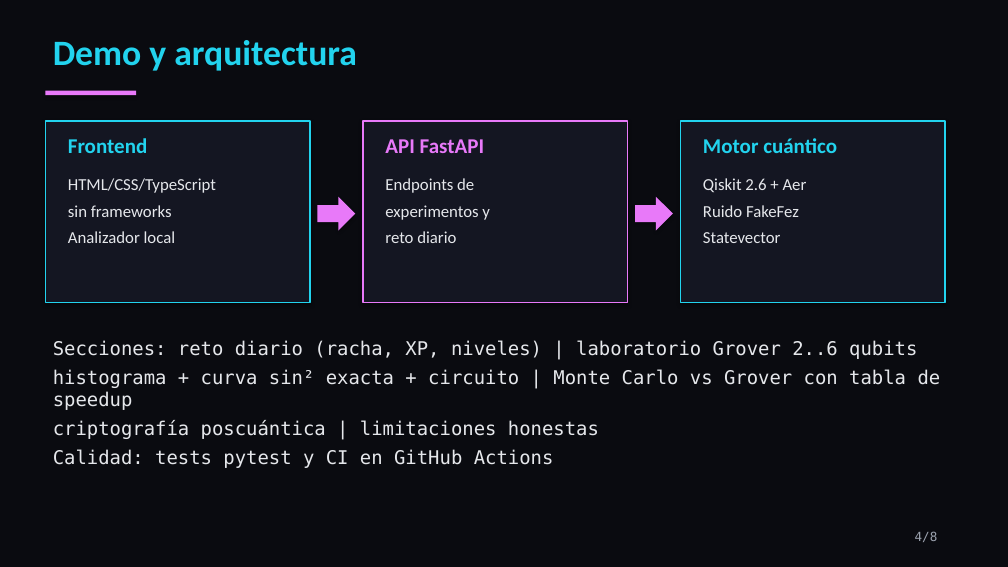
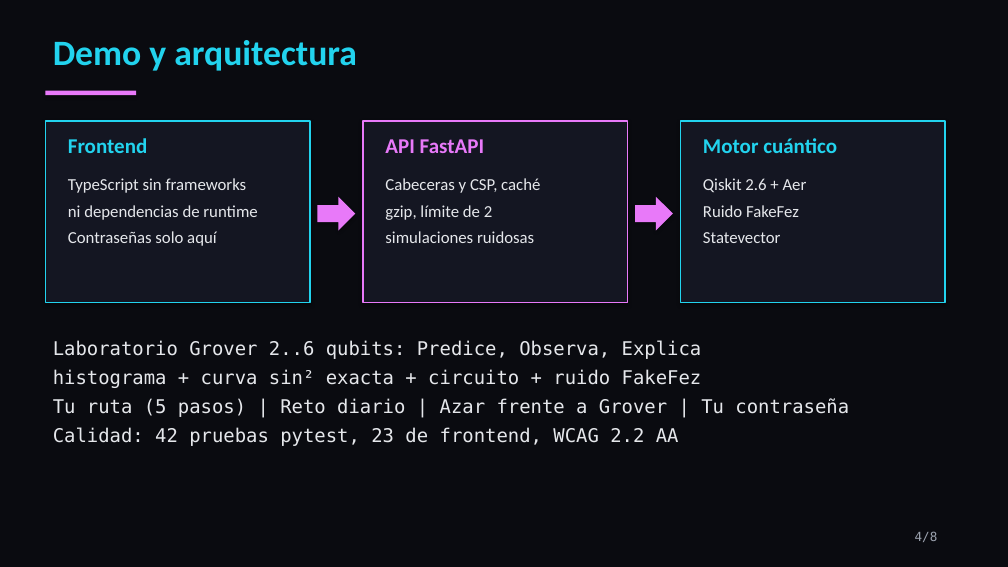
Before and after one commit to LeonardoShande/QubitGuard, a slide deck: slide 4 of pitch/QubitGuard_pitch.pptx. Drawn at 1008x567 pixels with LibreOffice and Linux fonts; fonts in the diff are those of the drawing. Boxes give left, top, right and bottom in pixels: in the first picture for what was removed or moved away, otherwise in the second. Text is boxed around its words. In the diff, an @@ line names an element or a change of style, - is before the commit and + after.

```diff
--- a/pitch/QubitGuard_pitch.pptx
+++ b/pitch/QubitGuard_pitch.pptx
@@ text at <box>68,178,257,246</box>: text changed @@
-HTML/CSS/TypeScript
-sin frameworks
-Analizador local
+TypeScript sin frameworks
+ni dependencias de runtime
+Contraseñas solo aquí
@@ text at <box>385,178,540,243</box>: text changed @@
-Endpoints de
-experimentos y
-reto diario
+Cabeceras y CSP, caché
+gzip, límite de 2
+simulaciones ruidosas
@@ text at <box>53,340,849,446</box>: text changed @@
-Secciones: reto diario (racha, XP, niveles) | laboratorio Grover 2..6 qubits
-histograma + curva sin² exacta + circuito | Monte Carlo vs Grover con tabla de speedup
-criptografía poscuántica | limitaciones honestas
-Calidad: tests pytest y CI en GitHub Actions
+Laboratorio Grover 2..6 qubits: Predice, Observa, Explica
+histograma + curva sin² exacta + circuito + ruido FakeFez
+Tu ruta (5 pasos) | Reto diario | Azar frente a Grover | Tu contraseña
+Calidad: 42 pruebas pytest, 23 de frontend, WCAG 2.2 AA
```
Also in this commit, not shown: 3 other slides changed, 5 other files.
